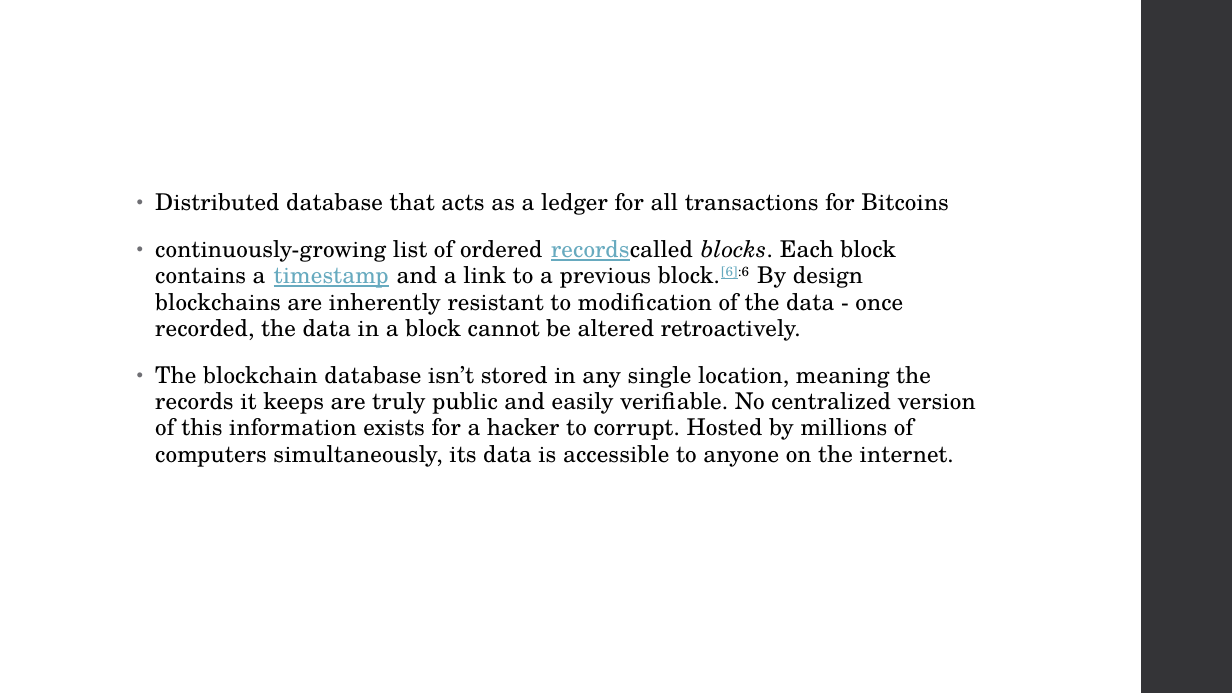
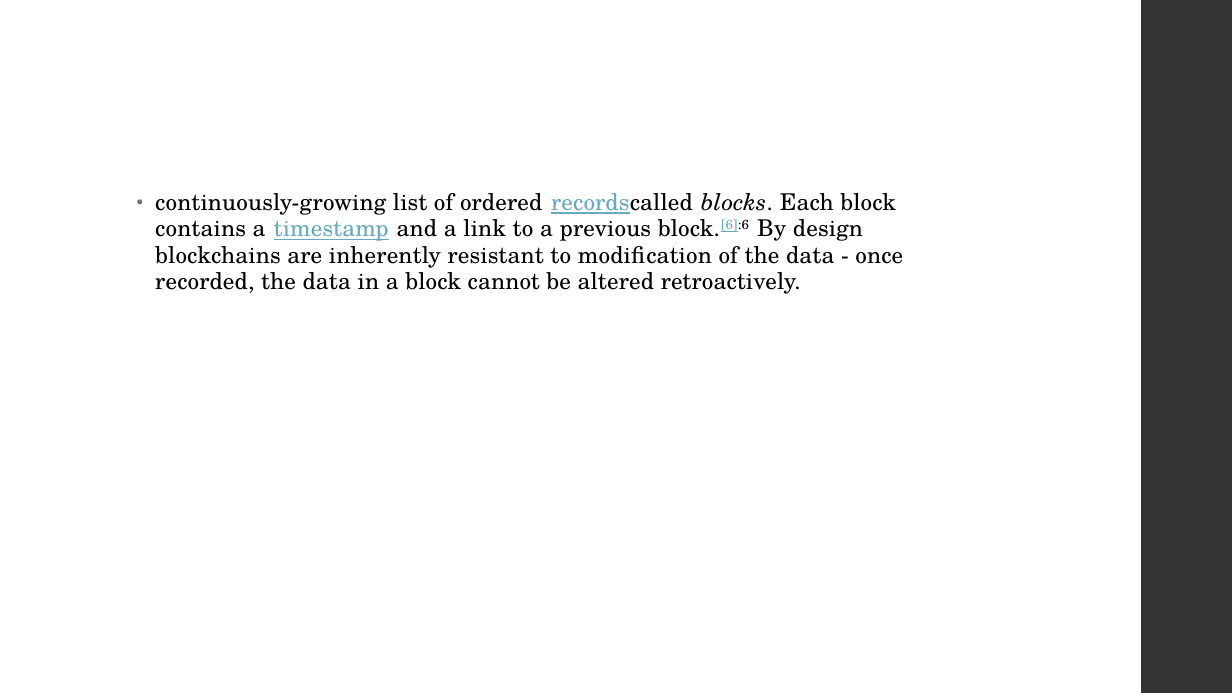
Before and after one commit to niravaga/CS-6650-BSDS-Assignment-3, a slide deck: slide 32 of BlockChain/BlockChain.pptx (slide 12 before the commit). Drawn at 1232x693 pixels with LibreOffice and Linux fonts; fonts in the diff are those of the drawing. Boxes give left, top, right and bottom in pixels: in the first picture for what was removed or moved away, otherwise in the second. Text is boxed around its words. In the diff, an @@ line names an element or a change of style, - is before the commit and + after.

```diff
--- a/BlockChain/BlockChain.pptx
+++ b/BlockChain/BlockChain.pptx
@@ text at <box>155,193,949,215</box>: paragraph removed @@
-• Distributed database that acts as a ledger for all transactions for Bitcoins
@@ text at <box>155,366,976,467</box>: paragraph removed @@
-• The blockchain database isn’t stored in any single location, meaning the records it keeps are truly public and easily verifiable. No centralized version of this information exists for a hacker to corrupt. Hosted by millions of computers simultaneously, its data is accessible to anyone on the internet.
```
Also in this commit, not shown: 5 other slides changed, 17 slides added.
